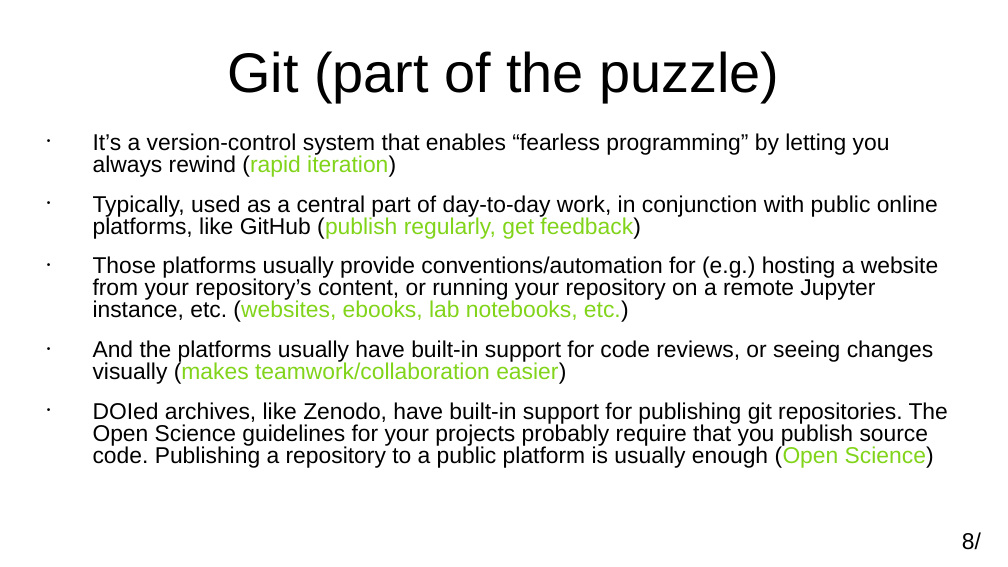
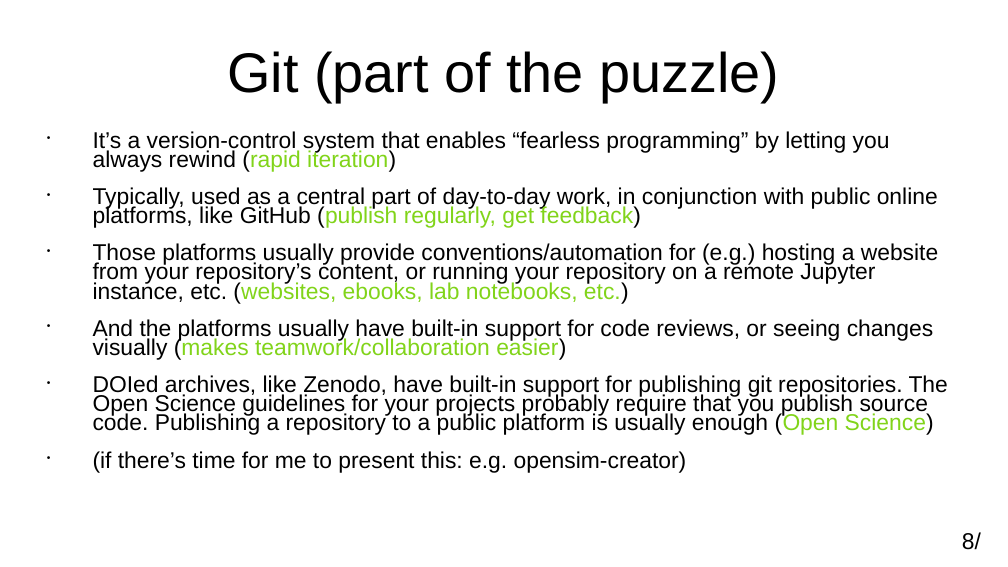
Before and after one commit to adamkewley/rse-meetups, a slide deck: slide 8 of 2_SharingAndCollaboration/PresentationSlides.odp. Drawn at 1008x567 pixels with LibreOffice and Linux fonts; fonts in the diff are those of the drawing. Boxes give left, top, right and bottom in pixels: in the first picture for what was removed or moved away, otherwise in the second. Text is boxed around its words. In the diff, an @@ line names an element or a change of style, - is before the commit and + after.

```diff
--- a/2_SharingAndCollaboration/PresentationSlides.odp
+++ b/2_SharingAndCollaboration/PresentationSlides.odp
@@ text at (93, 131, 948, 435): line spacing 0.8 to 0.7 @@
@@ text at (93, 451, 687, 473): paragraph added @@
+• (if there’s time for me to present this: e.g. opensim-creator)
```
Also in this commit, not shown: 2 other files.
